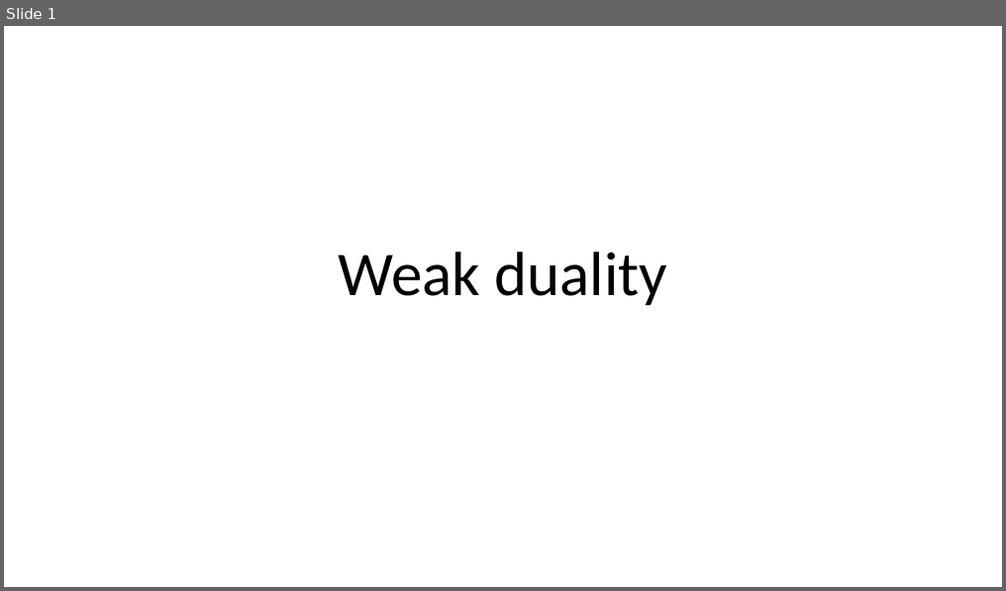
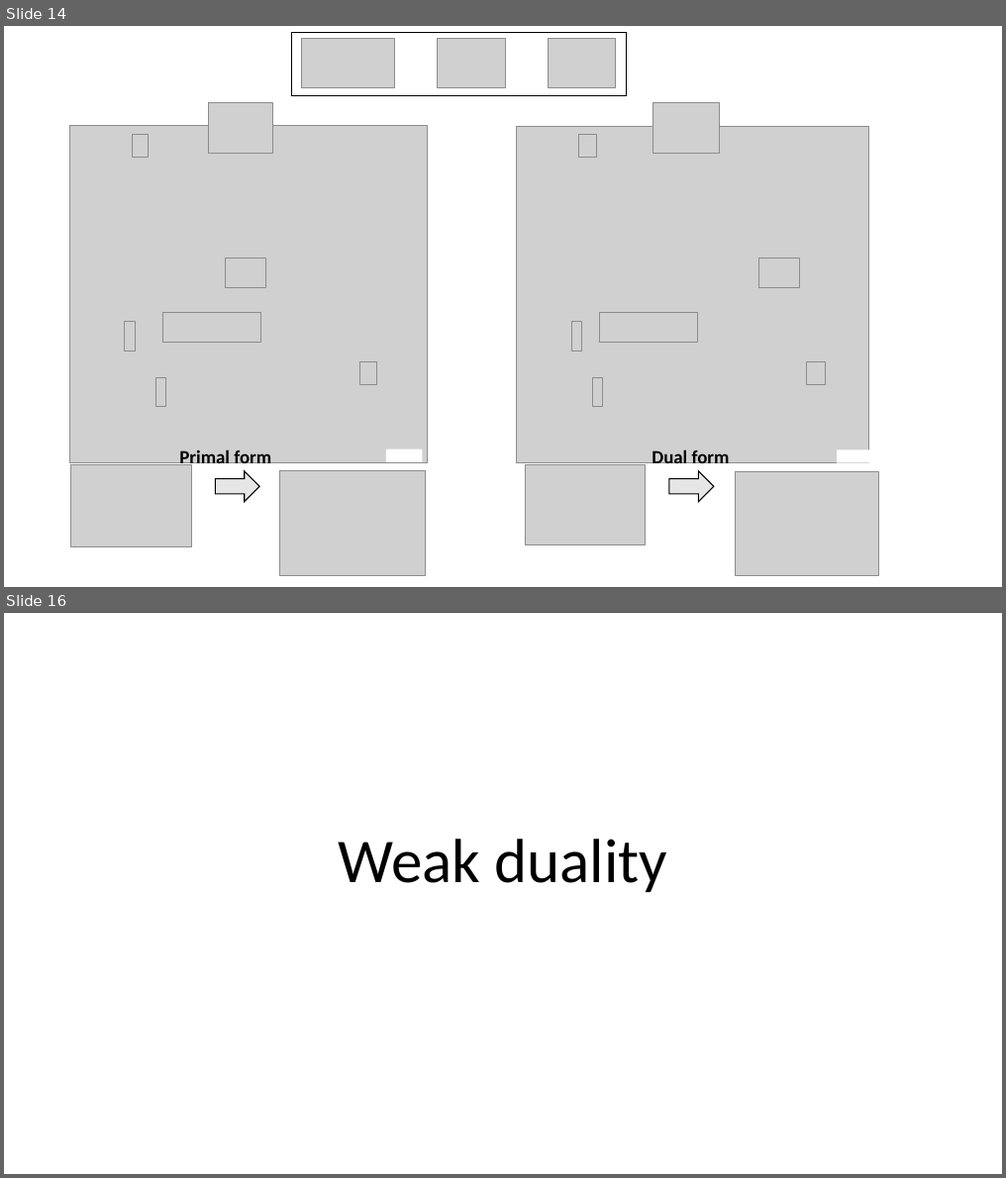
Before and after one commit to khanhnguyendata/duality, a slide deck: ppt/Duality copy.pptx. Shown one above the other, each under a label of ours: slide 1 before the commit, slides 14 and 16 after it; the slides between them are not shown. The pictures are 1006x591 and 1006x1178 pixels, drawn with LibreOffice and Linux fonts; fonts in the diff are those of the drawing; grey boxes stand for pictures. Boxes give left, top, right and bottom in pixels: in the first picture for what was removed or moved away, otherwise in the second. Text is boxed around its words. In the diff, an @@ line names an element or a change of style, - is before the commit and + after.

```diff
--- a/ppt/Duality copy.pptx
+++ b/ppt/Duality copy.pptx
@@ slide 14 added at box(4, 26, 1002, 587), background #FFFFFF @@
@@ rectangle added at box(291, 32, 626, 95), outline #000000 1 pt @@
@@ picture added at box(301, 38, 395, 88) @@
@@ picture added at box(438, 38, 506, 88) @@
@@ picture added at box(548, 38, 615, 88) @@
@@ picture added at box(208, 103, 273, 154) @@
@@ picture added at box(652, 103, 719, 154) @@
@@ picture added at box(70, 126, 427, 463) @@
@@ picture added at box(132, 135, 149, 158) @@
@@ picture added at box(517, 126, 869, 464) @@
@@ picture added at box(578, 135, 597, 158) @@
@@ picture added at box(226, 258, 266, 288) @@
@@ picture added at box(758, 258, 799, 288) @@
@@ picture added at box(125, 322, 135, 351) @@
@@ picture added at box(162, 313, 260, 342) @@
@@ picture added at box(571, 322, 581, 351) @@
@@ picture added at box(599, 313, 697, 342) @@
@@ picture added at box(156, 377, 165, 407) @@
@@ picture added at box(359, 363, 376, 385) @@
@@ picture added at box(592, 377, 602, 407) @@
@@ picture added at box(807, 363, 826, 385) @@
@@ picture added at box(70, 466, 191, 547) @@
@@ text added at box(179, 450, 271, 469), 18 pt, text #000000, bold @@
+Primal form
@@ rectangle added at box(386, 450, 422, 464), fill #FFFFFF @@
@@ picture added at box(525, 466, 646, 546) @@
@@ text added at box(651, 450, 730, 469), 18 pt, text #000000, bold @@
+Dual form
@@ rectangle added at box(837, 451, 872, 464), fill #FFFFFF @@
@@ right arrow added at box(215, 472, 259, 502), fill #E7E6E6, outline #000000 1 pt @@
@@ picture added at box(279, 472, 425, 576) @@
@@ right arrow added at box(669, 472, 714, 502), fill #E7E6E6, outline #000000 1 pt @@
@@ picture added at box(735, 472, 878, 575) @@
@@ what was slide 1 is now slide 16 @@
```
Also in this commit, not shown: 2 slides changed, 16 other slides added, 2 other files.
